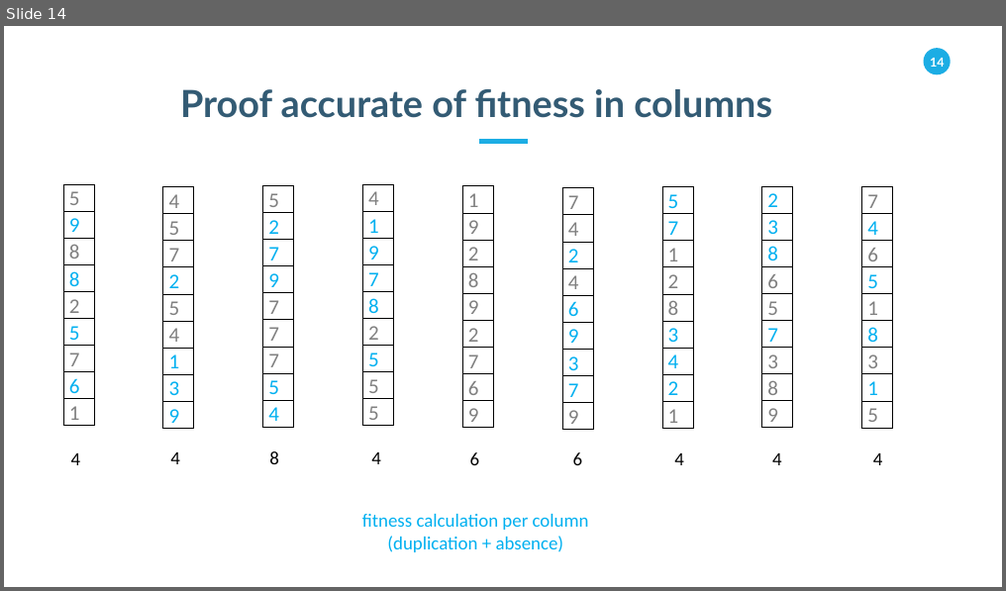
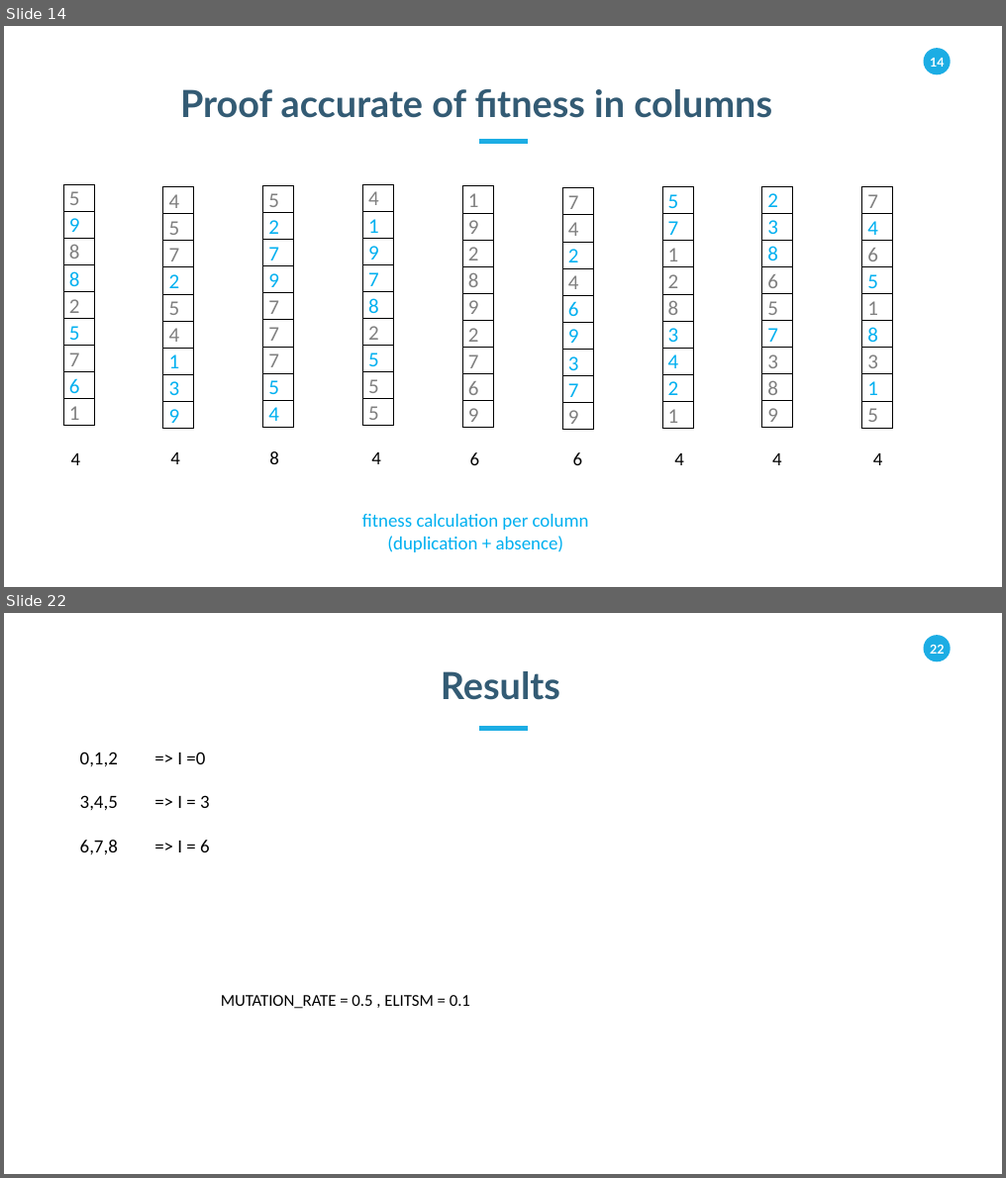
Before and after one commit to salehafzoon/sudoku-solver-with-ga, a slide deck: presentation.pptx. Shown one above the other, each under a label of ours: slide 14 before the commit, slides 14 and 22 after it; the slides between them are not shown. The pictures are 1006x591 and 1006x1178 pixels, drawn with LibreOffice and Linux fonts; fonts in the diff are those of the drawing. Boxes give left, top, right and bottom in pixels: in the first picture for what was removed or moved away, otherwise in the second. Text is boxed around its words. In the diff, an @@ line names an element or a change of style, - is before the commit and + after.

```diff
--- a/presentation.pptx
+++ b/presentation.pptx
@@ slide 22 added at [4,613,1002,1174], background #FFFFFF; not listed: 2 template elements that a slide beside it also shows @@
@@ text added at [441,671,560,700], 36 pt, text #335B74, bold @@
+Results
@@ line added from (479, 728) to (528, 728), #1CADE4 4.5 pt @@
@@ text added at [80,752,210,856], 18 pt, text #000000 @@
+0,1,2 => I =0
+3,4,5 => I = 3
+6,7,8 => I = 6
@@ text added at [221,995,470,1009], 16 pt, text #000000 @@
+MUTATION_RATE = 0.5 , ELITSM = 0.1
```
Also in this commit, not shown: 7 other slides added, 6 other files.
